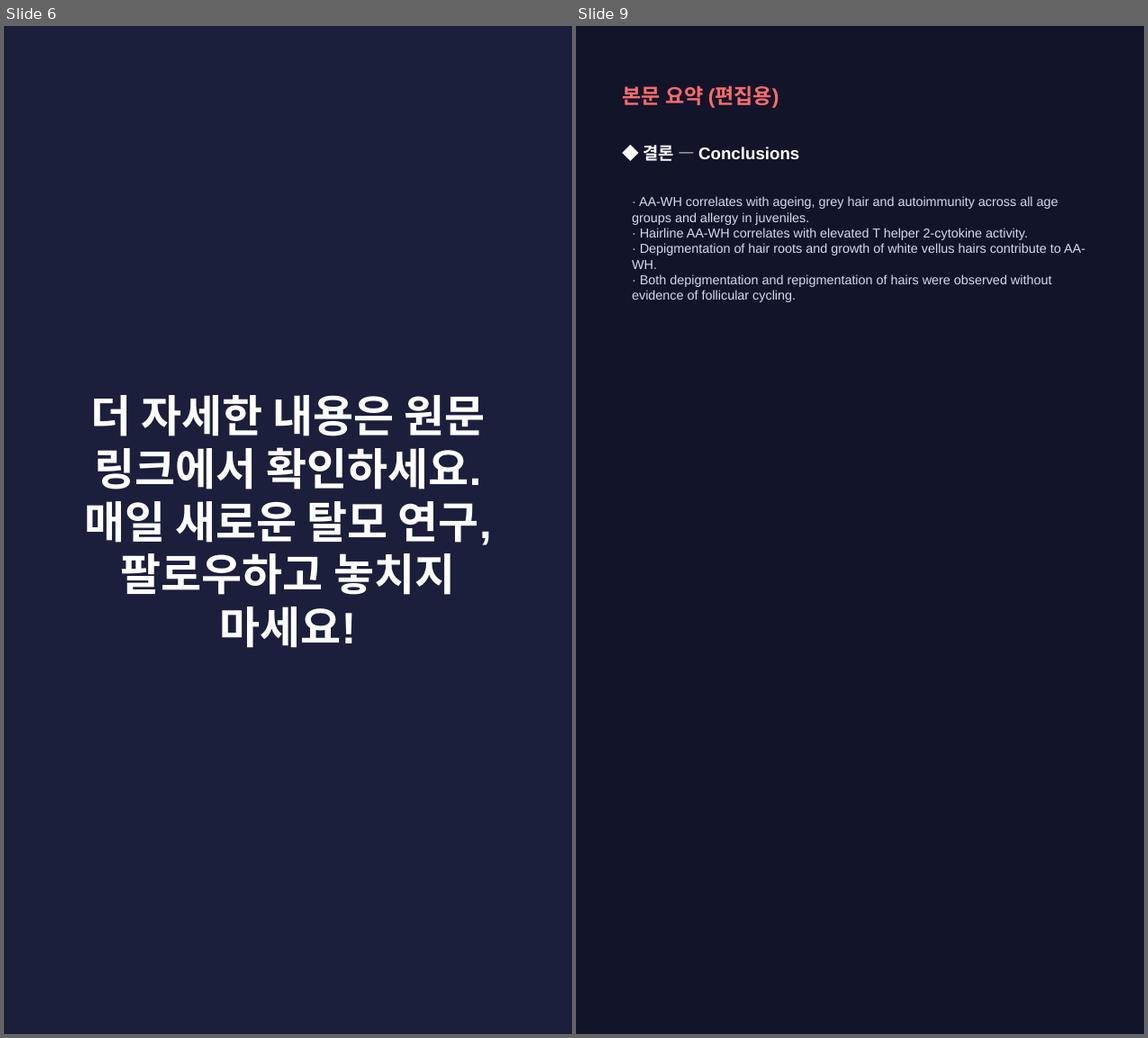
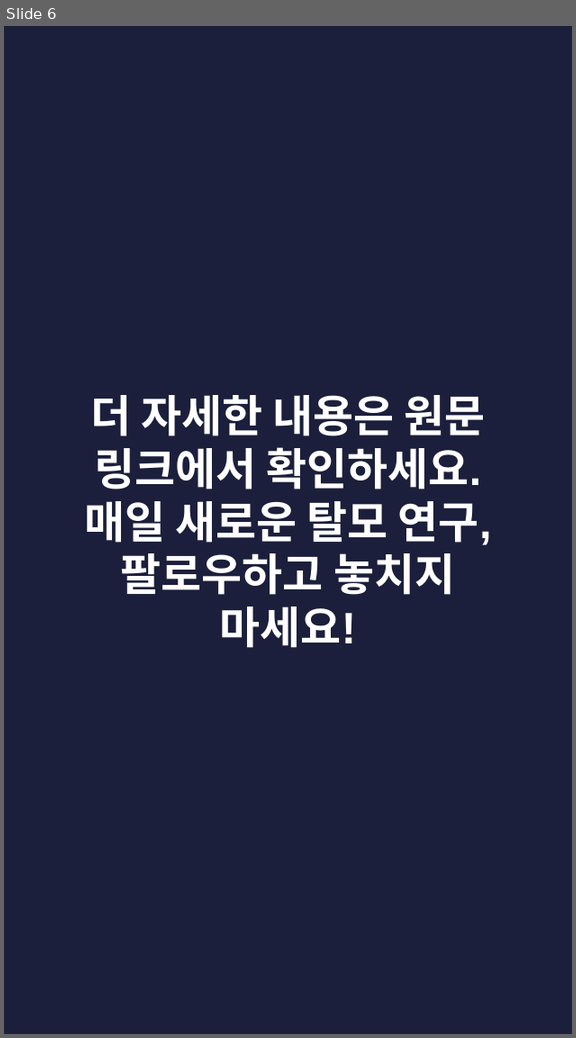
Before and after one commit to hyokang2010-BJ-ANTH/product-builder-test, a slide deck: pwa/data/latest/slides.pptx. Shown side by side, each under a label of ours: slides 6 and 9 before the commit, slide 6 after it; the slides between them are not shown. The pictures are 1148x1038 and 576x1038 pixels, drawn with LibreOffice and Linux fonts; fonts in the diff are those of the drawing. Boxes give left, top, right and bottom in pixels: in the first picture for what was removed or moved away, otherwise in the second. Text is boxed around its words. In the diff, an @@ line names an element or a change of style, - is before the commit and + after.

```diff
--- a/pwa/data/latest/slides.pptx
+++ b/pwa/data/latest/slides.pptx
@@ slide 9 removed at bbox=[576, 26, 1144, 1034], background #12142A @@
@@ text removed at bbox=[623, 85, 779, 108] @@
-본문 요약 (편집용)
@@ text removed at bbox=[644, 145, 799, 161] @@
-◆ 결론 — Conclusions
@@ text removed at bbox=[632, 196, 1085, 302] @@
-· AA-WH correlates with ageing, grey hair and autoimmunity across all age groups and allergy in juveniles.
-· Hairline AA-WH correlates with elevated T helper 2-cytokine activity.
-· Depigmentation of hair roots and growth of white vellus hairs contribute to AA-WH.
-· Both depigmentation and repigmentation of hairs were observed without evidence of follicular cycling.
```
Also in this commit, not shown: 3 slides changed, 4 slides added, 4 other slides removed, 26 other files.
